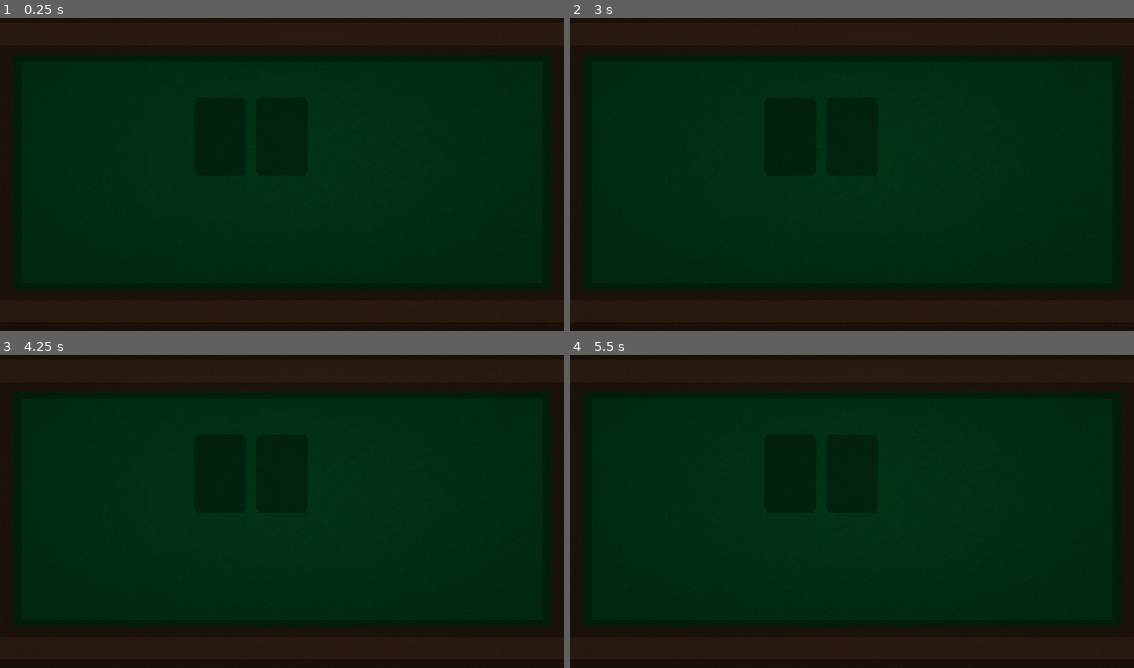
Above: before the commit, frames 1-4 (two rows, left to right).
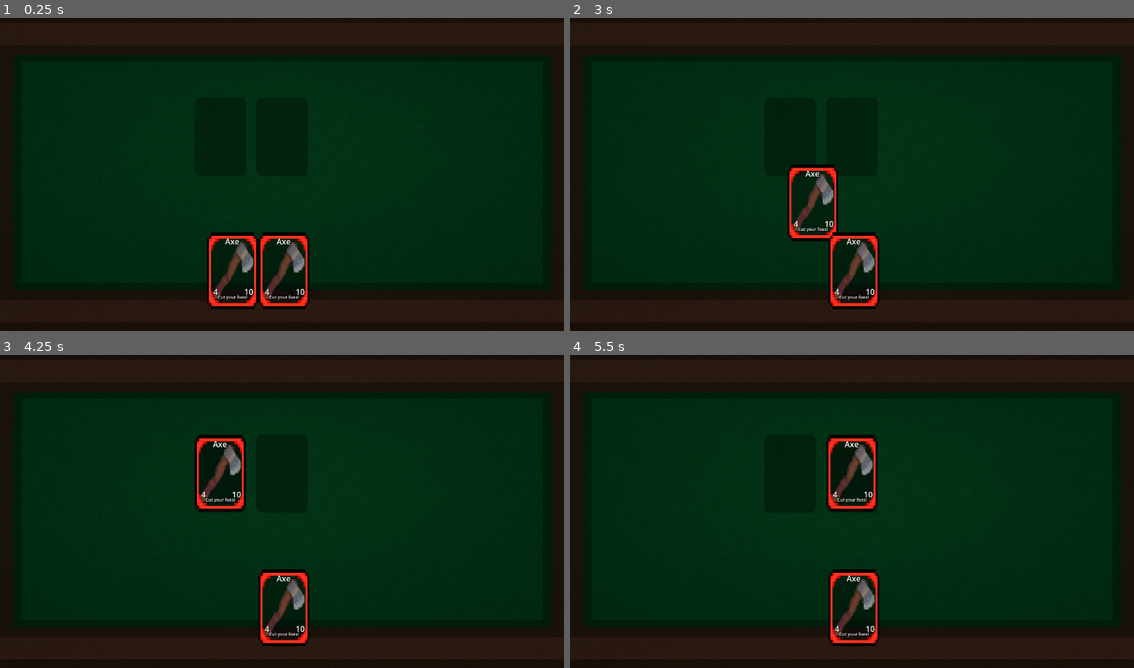
Above: after the commit, the same moments.

Repository: DarkRawel/Arcana
Game: Godot game, scene res://scenes/game.tscn
Two runs of this game, one before a commit and one after it. Both use one fixed random seed, a clock stepped at 60 frames per second and the inputs below.
Inputs (mouse positions are in pixels of both pictures, inside the frame that each line leads up to):
- Up to frame 1 (0.25 s): no input
- Up to frame 2 (3 s): tap Enter at 0.5, 2 s; move the mouse to (976, 155) at 0.52 s; click (976, 155) at 0.67 s; tap Space at 1.25, 2.75 s; drag from (739, 187) to (852, 136) at 1.27 s; move the mouse to (908, 102) at 2.02 s; click (908, 102) at 2.17 s; drag from (823, 237) to (789, 136) at 2.77 s
- Up to frame 3 (4.25 s): tap Enter at 3.5 s; move the mouse to (451, 558) at 3.52 s; click (451, 558) at 3.67 s
- Up to frame 4 (5.5 s): tap Space at 4.25 s; drag from (682, 461) to (852, 473) at 4.27 s; move the mouse to (880, 508) at 5.02 s; click (880, 508) at 5.17 s

The runs differ from the first frame. In frame 1, 2.4% of the frame differs, in the area x 36-55%, y 68-94%; in frame 2, 2.4%; in frame 3, 2.4%, in the area x 34-55%, y 25-94%; in frame 4, 2.3%.
Error before the commit: Out of bounds get index '1' (on base: 'Array') (res://scripts/card_manager.gd:22)
Error after the commit: Invalid assignment of property or key 'dragging' with value of type 'bool' on a base object of type 'Nil'. (res://scripts/card_slot.gd:19)

Commit message:
Refactor card system and add Axe/Potion cards (!READ DESCRIPTION.!)
Replaces card manager logic with a new card.gd script and updates scene structure to remove CardManager. Adds Axe and Potion card data and sprites. Updates card and card slot scenes to support new card interactions, including drag-and-drop and slot placement. Removes obsolete scripts and updates game scene to use the new card system. Treba opraviť hover.

Diff:
--- /dev/null
+++ b/Data/Axe.tres
@@ -0,0 +1,13 @@
+[gd_resource type="Resource" script_class="CardData" load_steps=3 format=3 uid="uid://bqgf1162rn81i"]
+
+[ext_resource type="Script" uid="uid://be7271pfjcwv3" path="res://scripts/CardData.gd" id="1_ld6i3"]
+[ext_resource type="Texture2D" uid="uid://b234eyqxqwsgf" path="res://sprites/Axe.png" id="1_tojtc"]
+
+[resource]
+script = ExtResource("1_ld6i3")
+name = "Axe"
+cost = 4
+damage = 10
+description = "Cut your foes!"
+art = ExtResource("1_tojtc")
+metadata/_custom_type_script = "uid://be7271pfjcwv3"
--- /dev/null
+++ b/Data/Potion.tres
@@ -0,0 +1,13 @@
+[gd_resource type="Resource" script_class="CardData" load_steps=3 format=3 uid="uid://vjmqccmki0qv"]
+
+[ext_resource type="Script" uid="uid://be7271pfjcwv3" path="res://scripts/CardData.gd" id="1_5xqbm"]
+[ext_resource type="Texture2D" uid="uid://xjujp3isdj1l" path="res://sprites/Potion.png" id="1_lumdm"]
+
+[resource]
+script = ExtResource("1_5xqbm")
+name = "Potion"
+cost = 2
+damage = 1
+description = "Throw a potion at Enemy."
+art = ExtResource("1_lumdm")
+metadata/_custom_type_script = "uid://be7271pfjcwv3"
--- a/scenes/card.tscn
+++ b/scenes/card.tscn
@@ -1,6 +1,6 @@
 [gd_scene load_steps=4 format=3 uid="uid://m8cfxnfmbpwi"]
 
-[ext_resource type="Script" uid="uid://c7570123bnjqv" path="res://scripts/card_1.gd" id="1_5tcr8"]
+[ext_resource type="Script" uid="uid://c7570123bnjqv" path="res://scripts/card.gd" id="1_5tcr8"]
 [ext_resource type="Texture2D" uid="uid://d4gp78tlrgib1" path="res://sprites/Card RPG UI&Charactors/box.png" id="1_l72q7"]
 
 [sub_resource type="RectangleShape2D" id="RectangleShape2D_d81rb"]
@@ -16,40 +16,62 @@
 region_rect = Rect2(51.857857, 25.860016, 26.142143, 26.386215)
 
 [node name="Area2D" type="Area2D" parent="."]
+collision_layer = 3
+collision_mask = 3
 
 [node name="CollisionShape2D" type="CollisionShape2D" parent="Area2D"]
 scale = Vector2(4, 6)
 shape = SubResource("RectangleShape2D_d81rb")
 
-[node name="CardName" type="Label" parent="."]
-offset_left = -34.0
-offset_top = -66.0
-offset_right = 33.0
-offset_bottom = -43.0
-
-[node name="CardCost" type="Label" parent="."]
-offset_left = -52.0
-offset_top = 43.0
-offset_right = -12.0
-offset_bottom = 66.0
-
-[node name="CardDmg" type="Label" parent="."]
-offset_left = 8.0
-offset_top = 43.0
-offset_right = 48.0
-offset_bottom = 66.0
-
-[node name="CardDesc" type="Label" parent="."]
-offset_left = -20.0
-offset_top = 48.0
-offset_right = 20.0
-offset_bottom = 71.0
-
-[node name="TextureRect" type="TextureRect" parent="."]
+[node name="CardTexture" type="TextureRect" parent="."]
+modulate = Color(0.556953, 0.556953, 0.556953, 1)
 offset_left = -43.0
 offset_top = -67.0
 offset_right = 45.0
 offset_bottom = 65.0
 
+[node name="CardName" type="Label" parent="."]
+offset_left = -34.0
+offset_top = -72.0
+offset_right = 33.0
+offset_bottom = -49.0
+theme_override_colors/font_shadow_color = Color(0, 0, 0, 1)
+text = "Name"
+horizontal_alignment = 1
+vertical_alignment = 1
+
+[node name="CardCost" type="Label" parent="."]
+offset_left = -48.0
+offset_top = 31.0
+offset_right = -20.0
+offset_bottom = 54.0
+theme_override_colors/font_shadow_color = Color(0, 0, 0, 1)
+text = "000"
+horizontal_alignment = 1
+vertical_alignment = 1
+
+[node name="CardDmg" type="Label" parent="."]
+offset_left = 20.0
+offset_top = 31.0
+offset_right = 48.0
+offset_bottom = 54.0
+theme_override_colors/font_shadow_color = Color(0, 0, 0, 1)
+text = "000"
+horizontal_alignment = 1
+vertical_alignment = 1
+
+[node name="CardDesc" type="Label" parent="."]
+offset_left = -40.0
+offset_top = 47.0
+offset_right = 41.0
+offset_bottom = 71.0
+theme_override_colors/font_shadow_color = Color(0, 0, 0, 1)
+theme_override_constants/line_spacing = -3
+theme_override_font_sizes/font_size = 9
+text = "Description"
+horizontal_alignment = 1
+autowrap_mode = 3
+
+[connection signal="input_event" from="Area2D" to="." method="_on_area_2d_input_event"]
 [connection signal="mouse_entered" from="Area2D" to="." method="_on_area_2d_mouse_entered"]
 [connection signal="mouse_exited" from="Area2D" to="." method="_on_area_2d_mouse_exited"]
--- a/scenes/card_slot.tscn
+++ b/scenes/card_slot.tscn
@@ -21,3 +21,6 @@
 
 [node name="CollisionShape2D" type="CollisionShape2D" parent="Area2D"]
 shape = SubResource("RectangleShape2D_fpilx")
+
+[connection signal="area_entered" from="Area2D" to="." method="_on_area_CardSlot_area_entered"]
+[connection signal="input_event" from="Area2D" to="." method="_on_area_CardSlot_input_event"]
--- /dev/null
+++ b/scenes/game.gd
@@ -0,0 +1,31 @@
+extends Node2D
+
+var screen_size
+var card_base_position = [Vector2(475, 525), Vector2(580, 525)]
+
+var CardScene = preload("res://scenes/card.tscn") #Nahrá scénu karty
+var CardDatas = [preload("res://Data/alex.tres"), #Loaduje dáta kariet
+preload("res://Data/Potion.tres"),
+preload("res://Data/Axe.tres")]
+var RandomCardDatas := []
+
+func randomize_cards(): #nahodné karty
+	for i in range(2): #dve karty
+		var rng = randi_range(0, CardDatas.size()-1) #nahodna hodnota
+		RandomCardDatas.append(CardDatas[rng])
+
+# Called when the node enters the scene tree for the first time.
+func _ready() -> void:
+	randomize_cards()
+	screen_size = get_viewport_rect().size
+	for card in card_base_position.size(): #pripravuje pociet kariet podla volných pozícií
+		var cardexistance = CardScene.instantiate() #vytovorí instaciu karty
+		cardexistance.data = RandomCardDatas[card]
+		add_child(cardexistance) #spravý kópiu karty
+		cardexistance.global_position = card_base_position[card] #zadá pozíciu karte
+		cardexistance.original_pos = cardexistance.global_position
+
+
+# Called every frame. 'delta' is the elapsed time since the previous frame.
+func _process(delta: float) -> void:
+	pass
--- a/scenes/game.tscn
+++ b/scenes/game.tscn
@@ -1,11 +1,11 @@
-[gd_scene load_steps=5 format=3 uid="uid://bvfgeyyd6tv4h"]
+[gd_scene load_steps=4 format=3 uid="uid://bvfgeyyd6tv4h"]
 
-[ext_resource type="PackedScene" uid="uid://m8cfxnfmbpwi" path="res://scenes/card.tscn" id="1_80nbo"]
-[ext_resource type="Script" uid="uid://t8xx0p0g51a3" path="res://scripts/card_manager.gd" id="1_yqjtg"]
+[ext_resource type="Script" uid="uid://s4ipgbioh0hk" path="res://scenes/game.gd" id="1_lnu2h"]
 [ext_resource type="PackedScene" uid="uid://csiaigsxpyld8" path="res://scenes/card_slot.tscn" id="2_gee14"]
 [ext_resource type="Texture2D" uid="uid://4d1716045wpy" path="res://Background.png" id="8_0tnpc"]
 
 [node name="Game" type="Node2D"]
+script = ExtResource("1_lnu2h")
 
 [node name="Background" type="Sprite2D" parent="."]
 position = Vector2(576, 324)
@@ -17,9 +17,3 @@
 
 [node name="CardSlot2" parent="." instance=ExtResource("2_gee14")]
 position = Vector2(450, 250)
-
-[node name="CardManager" type="Node2D" parent="."]
-script = ExtResource("1_yqjtg")
-
-[node name="Card" parent="CardManager" instance=ExtResource("1_80nbo")]
-position = Vector2(-70, 554)
--- /dev/null
+++ b/scripts/card.gd
@@ -0,0 +1,41 @@
+class_name Card
+extends Node2D
+
+signal hovered
+signal hovered_off
+var dragging := false
+var original_pos:= Vector2.ZERO
+@export var data: CardData
+
+# Called when the node enters the scene tree for the first time.
+func _ready() -> void:
+	if data:
+		apply_data()
+
+func apply_data(): #zadáva hodnoty z tres files.
+	$CardName.text = data.name
+	$CardCost.text = str(data.cost)
+	$CardDmg.text = str(data.damage)
+	$CardDesc.text = data.description
+	$CardTexture.texture = data.art
+	$CardTexture.expand = true
+
+func _process(delta: float) -> void: #pohyb karty.
+	if dragging:
+		global_position = get_global_mouse_position()
+
+func _on_area_2d_mouse_entered() -> void: # treba opraviť
+	emit_signal("hovered", self)
+
+
+func _on_area_2d_mouse_exited() -> void: # treba opraviť
+	emit_signal("hovered_off", self)
+
+
+func _on_area_2d_input_event(viewport: Node, event: InputEvent, shape_idx: int) -> void: #pohyb karty
+	if event is InputEventMouseButton and event.button_index == MOUSE_BUTTON_LEFT:
+		if event.pressed:
+			dragging = true
+		else:
+			dragging = false
+			global_position = original_pos
--- a/scripts/card_1.gd
+++ /dev/null
@@ -1,27 +0,0 @@
-extends Node2D
-
-signal hovered
-signal hovered_off
-
-@export var data: CardData
-
-# Called when the node enters the scene tree for the first time.
-func _ready() -> void:
-	get_parent().connect_card_signals(self) # vola na rodica co je cardmanager
-	if data:
-		apply_data()
-
-func apply_data():
-	$NameLabel.text = data.name
-	$CostLabel.text = str(data.cost)
-	$DamageLabel.text = str(data.damage)
-	$Description.text = str(data.description)
-	$Sprite2D.texture = data.art
-
-
-func _on_area_2d_mouse_entered() -> void: # ked sa myska dotkne area2d tak posle signale
-	emit_signal("hovered", self)
-
-
-func _on_area_2d_mouse_exited() -> void: # ked sa myska odide z area2d tak posle signale
-	emit_signal("hovered_off", self)
--- a/scripts/card_manager.gd
+++ /dev/null
@@ -1,120 +0,0 @@
-extends Node2D
-
-var screen_size
-var card_being_dragged: Node2D
-var home_positions := {} #dictionary pre karty a ich pozície
-var card_base_position = [Vector2(475, 525), Vector2(580, 525)]
-var random = RandomNumberGenerator.new()
-var is_hovering_on_card
-
-func random_card(count := 2): # kolko kariet = count
-	random.randomize()
-	var cards := []
-	var random_cards := []
-
-	for card in get_children(): #nahrá všetky karty.
-		if card.name.begins_with("Card"):
-			cards.append(card)
-
-	cards.shuffle() #zamieša list
-
-	for a in range(count): #vyberie prvé 2.
-		random_cards.append(cards[a])
-
-	for b in range(random_cards.size()): #zviditelní karty a nastaví ich pozíciu
-		var card = random_cards[b]
-		card.visible = true
-		card.position = card_base_position[b]
-		home_positions[card] = card_base_position[b]
-
-	return random_cards
-
-
-
-func _ready() -> void:
-	screen_size = get_viewport_rect().size
-	random_card()
-
-
-func _process(delta: float) -> void:
-	if card_being_dragged:
-		var mouse_pos = get_global_mouse_position()
-		card_being_dragged.position = Vector2(clamp(mouse_pos.x, 0, screen_size.x),
-											  clamp(mouse_pos.y, 0, screen_size.y))
-
-func _input(event):
-	if event is InputEventMouseButton and event.button_index == MOUSE_BUTTON_LEFT:
-		if event.pressed:
-			var card = raycast_check_for_card()
-			if card:
-				start_drag(card)
-		else:
-			if card_being_dragged:
-				end_drag()
-
-func start_drag(card):
-	card_being_dragged = card
-	card.scale = Vector2(1, 1) # vypne highlite pokial je karta dragovana
-
-func end_drag():
-			if card_being_dragged != null:  #vráti sa naspäť
-				card_being_dragged.position = home_positions[card_being_dragged]
-			card_being_dragged.scale = Vector2(1.05, 1.05) # zapne highlite pokial je karta polozena
-			var card_slot_found = raycast_check_for_card_slot()
-			if card_slot_found and not card_slot_found.card_in_slot:
-				card_being_dragged.position = card_slot_found.position
-				card_being_dragged.get_node("Area2D/CollisionShape2D").disabled = true # zastavi interakciu s Area2D/CollisionShape2D
-				card_slot_found.card_in_slot = true
-			card_being_dragged = null
-
-func connect_card_signals(card): # bere signali z card_*
-	card.connect("hovered", on_hovered_over_card)
-	card.connect("hovered_off", on_hovered_off_card)
-
-func on_hovered_over_card(card): # mys je na karte
-	if !is_hovering_on_card:
-		is_hovering_on_card = true
-		highlite_card(card, true)
-
-func on_hovered_off_card(card): # mys ne je na karte
-	highlite_card(card, false)
-	var new_card_hovered = raycast_check_for_card()
-	if new_card_hovered:
-		highlite_card(new_card_hovered, true)
-	else:
-		is_hovering_on_card = false
-
-func highlite_card(card, hovered): # tato funkcia zvacsi kartu a nakresli ju nad vsetko ostatne iba ked je mys na karte
-	if hovered:
-		card.scale = Vector2(1.05, 1.05)
-		card.z_index = 2
-	else:
-		card.scale = Vector2(1, 1)
-		card.z_index = 1
-
-# ked chces pouzit raycast na nieco ine tak len zmen masku z mask1 na mask* a layer z layer1 na layer*
-func raycast_check_for_card(): # ak mys na danej veci udana maskou tak ziska jej udaje
-	var space_state = get_world_2d().direct_space_state
-	var params = PhysicsPointQueryParameters2D.new()
-	params.position = get_global_mouse_position()
-	params.collide_with_areas = true
-	params.collision_mask = 1 # zmenit z 1 na *
-	var result = space_state.intersect_point(params)
-	if result.size() > 0:
-		var collider = result[0].collider
-		var card = collider.get_parent()
-		return card
-	return null
-
-func raycast_check_for_card_slot(): # raycast na slot
-	var space_state = get_world_2d().direct_space_state
-	var params = PhysicsPointQueryParameters2D.new()
-	params.position = get_global_mouse_position()
-	params.collide_with_areas = true
-	params.collision_mask = 2
-	var result = space_state.intersect_point(params)
-	if result.size() > 0:
-		var collider = result[0].collider
-		var card = collider.get_parent()
-		return card
-	return null
--- a/scripts/card_slot.gd
+++ b/scripts/card_slot.gd
@@ -1,3 +1,22 @@
 extends Node2D
 
 var card_in_slot = false
+var card_inside: Node
+
+func _on_area_CardSlot_input_event(viewport: Node, event: InputEvent, shape_idx: int) -> void: #pridáva kartu do slotu pokial tam nejaká nieje
+	if event is InputEventMouseButton and event.button_index == MOUSE_BUTTON_LEFT:
+		if event.pressed == false:
+			if card_in_slot == false:
+				place_card(card_inside)
+
+
+func _on_area_CardSlot_area_entered(area: Area2D) -> void: #pozerá či je karta v slot
+	var parent = area.get_parent()
+	if parent is Card:
+		card_inside = parent
+
+func place_card(card): #pokladanie karty.
+	card.dragging = false
+	card.global_position = global_position
+	card.original_pos = card.global_position
+	card_in_slot = true
Not shown, added: scenes/game.gd.uid
Renamed: scripts/card_1.gd.uid -> scripts/card.gd.uid
Not shown, removed: scripts/card_manager.gd.uid
Binary file added: sprites/Axe.png
Not shown, added: sprites/Axe.png.import
Binary file added: sprites/Potion.png
Not shown, added: sprites/Potion.png.import
